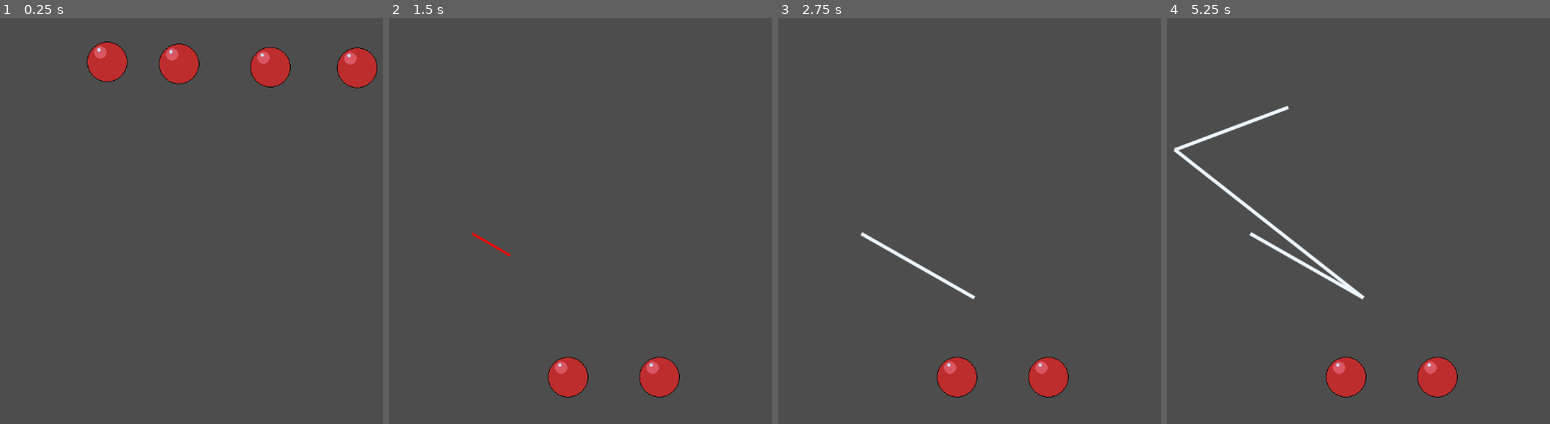
Above: before the commit, frames 1-4 (left to right).
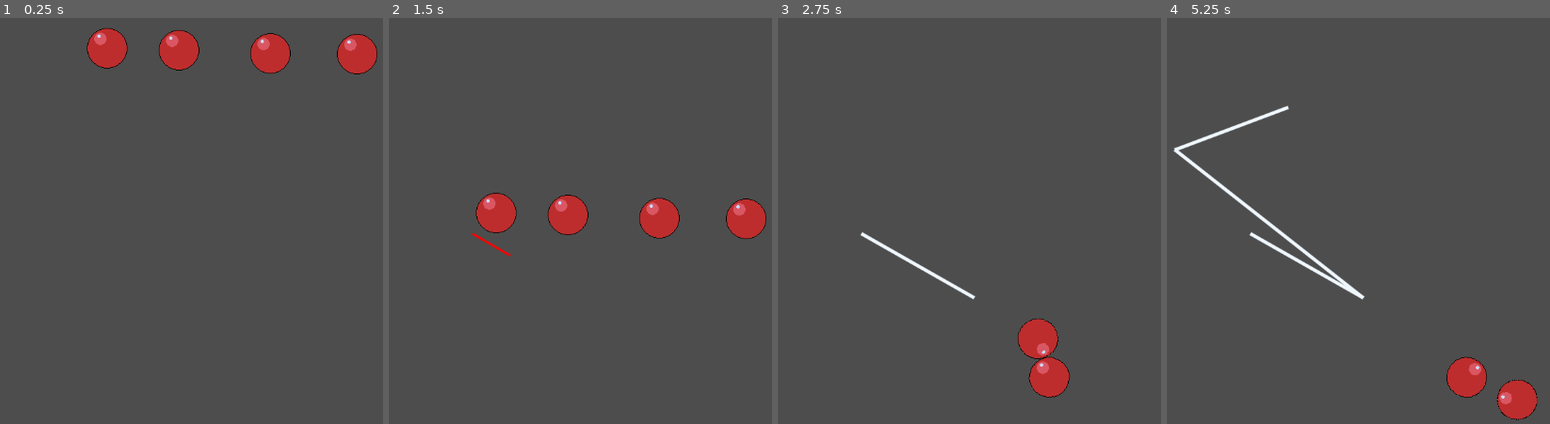
Above: after the commit, the same moments.

Repository: ozlow-hash/physics-rope
Game: Godot game, scene res://Level.tscn
The game is run twice, just before and just after one commit, with the same random seed, the same clock (stepped at 60 frames per second) and the same inputs.
Inputs (mouse positions are in pixels of both pictures, inside the frame that each line leads up to):
- Up to frame 1 (0.25 s): no input
- Up to frame 2 (1.5 s): tap Enter at 0.5 s; move the mouse to (outside the picture) at 0.52 s; press the mouse at (outside the picture) at 0.53 s; tap Space at 0.77, 0.8, 1.07 s; release the mouse at (outside the picture) at 1.25 s; drag from (473, 233) to (584, 298) at 1.27 s
- Up to frame 3 (2.75 s): move the mouse to (1088, 119) at 2.02 s; press the mouse at (1088, 119) at 2.03 s; tap Space at 2.3 s
- Up to frame 4 (5.25 s): release the mouse at (1477, 119) at 2.75 s; drag from (1362, 298) to (1174, 147) at 2.77 s; move the mouse to (outside the picture) at 3.52 s; hold Space 3.53-4.25 s; click (outside the picture) at 3.67 s; drag from (1174, 147) to (1289, 107) at 4.27 s; move the mouse to (1438, 212) at 5.02 s; press the mouse at (1438, 212) at 5.03 s

The runs differ from the first frame. In frame 1, 3.4% of the frame differs, in the area x 22-99%, y 2-18%; in frame 2, 5.0%, in the area x 22-99%, y 43-94%; in frame 3, 1.8%; in frame 4, 3.1%.

Commit message:
added col to drawn line

Diff:
--- /dev/null
+++ b/UI_remaining_rope.tscn
@@ -0,0 +1,7 @@
+[gd_scene format=3 uid="uid://xk330idfxyro"]
+
+[node name="UiRemainingRope" type="Node2D" unique_id=1067405907]
+
+[node name="Line2D" type="Line2D" parent="." unique_id=714353836]
+points = PackedVector2Array(0, 0)
+width = 200.0
--- a/obj_ball/ball.tscn
+++ b/obj_ball/ball.tscn
@@ -6,6 +6,7 @@
 radius = 31.016125
 
 [node name="ball" type="RigidBody2D" unique_id=2127765814]
+gravity_scale = 0.25
 
 [node name="Sprite2D" type="Sprite2D" parent="." unique_id=522186281]
 texture_filter = 1
--- a/player.gd
+++ b/player.gd
@@ -5,7 +5,10 @@
 var draw_end: Vector2
 var dragging = false
 
-var lines = [] #stores compelted liens
+var line_length = 0
+#var length = draw_start.distance_to(draw_end)
+
+var drawn_lines = [] #stores completed liens
 
 # Called when the node enters the scene tree for the first time.
 func _ready() -> void:
@@ -21,64 +24,40 @@
 		elif event.is_action_released("Draw"): #get the second point of the line
 			dragging = false
 			draw_end = get_global_mouse_position()
-			lines.append({"start": draw_start, "end": draw_end})
-
+			drawn_lines.append({"start": draw_start, "end": draw_end})
+			line_length = draw_start.distance_to(draw_end)
+			create_line_collision()
 
 			queue_redraw()
 	elif event is InputEventMouseMotion and dragging: #draw the preview of the line
 		draw_held = get_global_mouse_position()
 		queue_redraw()
-	if event is InputEventKey:
-		if Input.is_key_pressed(KEY_SPACE):
-			print("test")
-			create_line_collision()
+
 
 func create_line_collision():
 	var static_body = StaticBody2D.new()
+
+	#create shape and size of collision
 	var shape = RectangleShape2D.new()
-	var length = draw_start.distance_to(draw_end)
-	var height = 40
+	var height = 10
+	var col_shape = Vector2(line_length,height)
+	shape.size = col_shape
+
+	#set angle of collision
 	var angle = (draw_end - draw_start).angle()
+	static_body.rotation = angle
 
-	static_body.rotation = angle
+	#set position of collision
 	static_body.position = (draw_start + draw_end) / 2
 	add_child(static_body)
 
+	#create collision
 	var collision_shape = CollisionShape2D.new()
 	static_body.add_child(collision_shape)
-
 	collision_shape.shape = shape
 
 func _draw() -> void:
-	for line in lines:
+	for line in drawn_lines:
 		draw_line(line["start"], line["end"], Color.ALICE_BLUE, 4, true)
 	if dragging:
 		draw_line(draw_start, draw_held, Color.RED, 2, true)
-
-func _create_static_body():
-	##create staticbody2d Node
-	#var static_body = StaticBody2D.new()
-	#static_body.global_position = Vector2(0,0)
-	#
-	#var col_shape = CollisionShape2D.new()
-	#var shape = RectangleShape2D.new()
-	#shape.size = Vector2(100,20)
-	#
-	##connect it all together
-	#col_shape.shape = shape
-	#static_body.add_child(col_shape)
-	#
-	#add_child(static_body)
-	#
-	var static_body = StaticBody2D.new()
-	var collision_shape = CollisionShape2D.new()
-	var segment = SegmentShape2D.new()
-
-	segment.a = draw_start
-	segment.b = draw_end
-
-	collision_shape.shape = segment
-
-	static_body.add_child(collision_shape)
-
-	get_parent().add_child(static_body)
